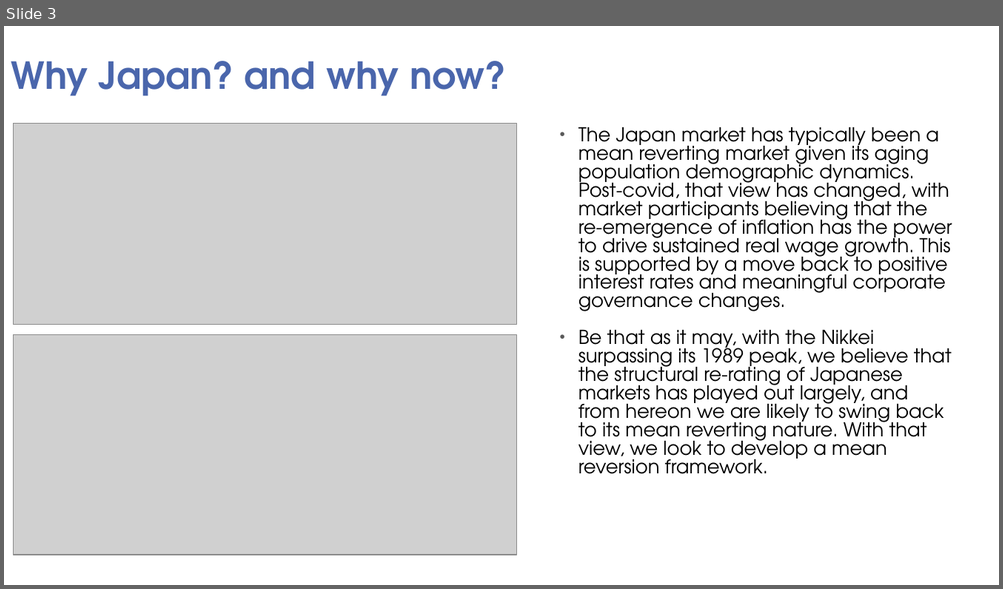
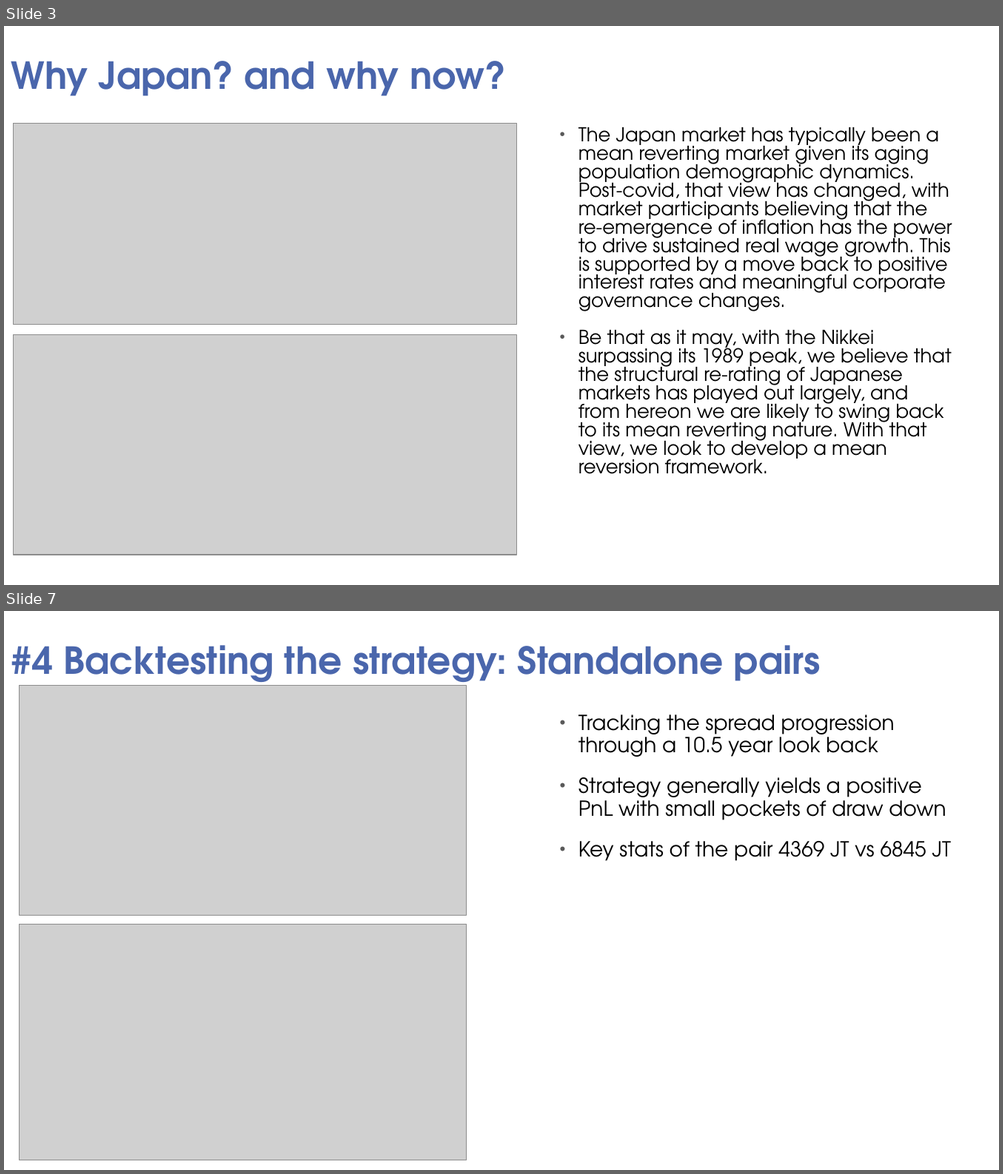
Before and after one commit to HHH0808/SMU-QTS, a slide deck: QTS project presentation.pptx. Shown one above the other, each under a label of ours: slide 3 before the commit, slides 3 and 7 after it; the slides between them are not shown. The pictures are 1003x589 and 1003x1174 pixels, drawn with LibreOffice and Linux fonts; fonts in the diff are those of the drawing; grey boxes stand for pictures; background and template pictures are left out. Boxes give left, top, right and bottom in pixels: in the first picture for what was removed or moved away, otherwise in the second. Text is boxed around its words. In the diff, an @@ line names an element or a change of style, - is before the commit and + after.

```diff
--- a/QTS project presentation.pptx
+++ b/QTS project presentation.pptx
@@ slide 7 added at box(4, 611, 999, 1170), background picture (left out) @@
@@ title added at box(11, 645, 820, 690), 36 pt, text #4A66AC, bold @@
+#4 Backtesting the strategy: Standalone pairs
@@ picture added at box(20, 685, 466, 915) @@
@@ text added at box(578, 715, 950, 861), 20 pt, text #000000 @@
+• Tracking the spread progression through a 10.5 year look back
+• Strategy generally yields a positive PnL with small pockets of draw down
+• Key stats of the pair 4369 JT vs 6845 JT
@@ picture added at box(20, 924, 466, 1160) @@
```
Also in this commit, not shown: 5 slides changed, 6 other slides added, 5 slides removed.
